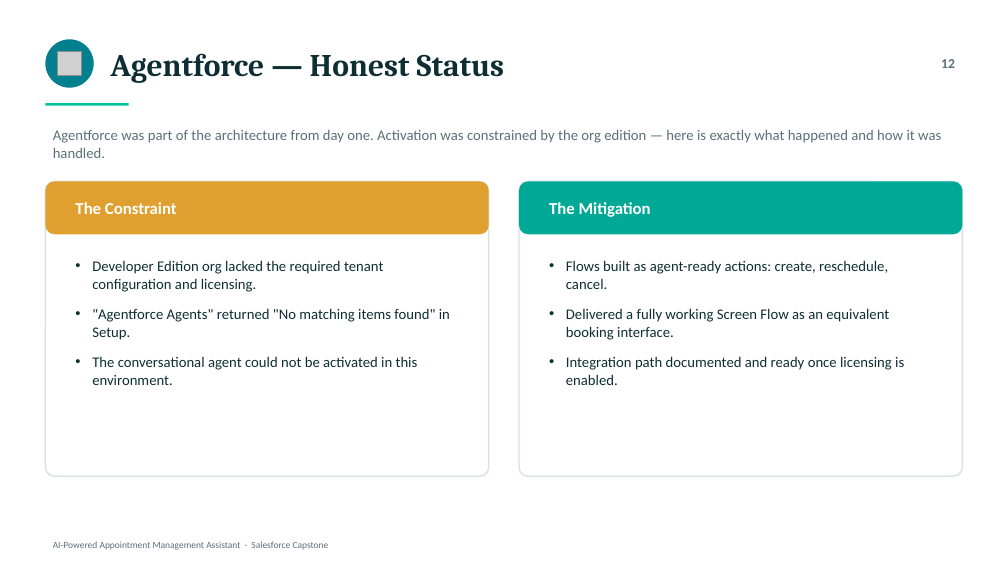
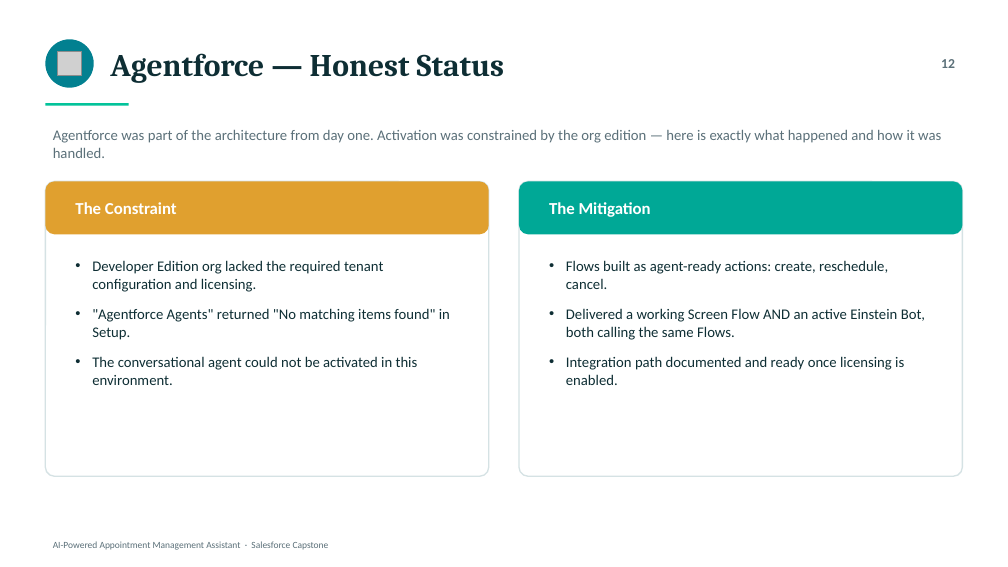
Before and after one commit to Muath477/salesforce-appointment-assistant, a slide deck: slide 12 of Appointment_Assistant_Capstone.pptx. Drawn at 1008x567 pixels with LibreOffice and Linux fonts; fonts in the diff are those of the drawing; grey boxes stand for pictures. Boxes give left, top, right and bottom in pixels: in the first picture for what was removed or moved away, otherwise in the second. Text is boxed around its words. In the diff, an @@ line names an element or a change of style, - is before the commit and + after.

Commit message:
Document the active Einstein Bot as the honest Agentforce substitute

```diff
--- a/Appointment_Assistant_Capstone.pptx
+++ b/Appointment_Assistant_Capstone.pptx
@@ text at box(566, 308, 925, 340): text changed @@
-• Delivered a fully working Screen Flow as an equivalent booking interface.
+• Delivered a working Screen Flow AND an active Einstein Bot, both calling the same Flows.
```
Also in this commit, not shown: 1 other slide changed, 2 other files.
